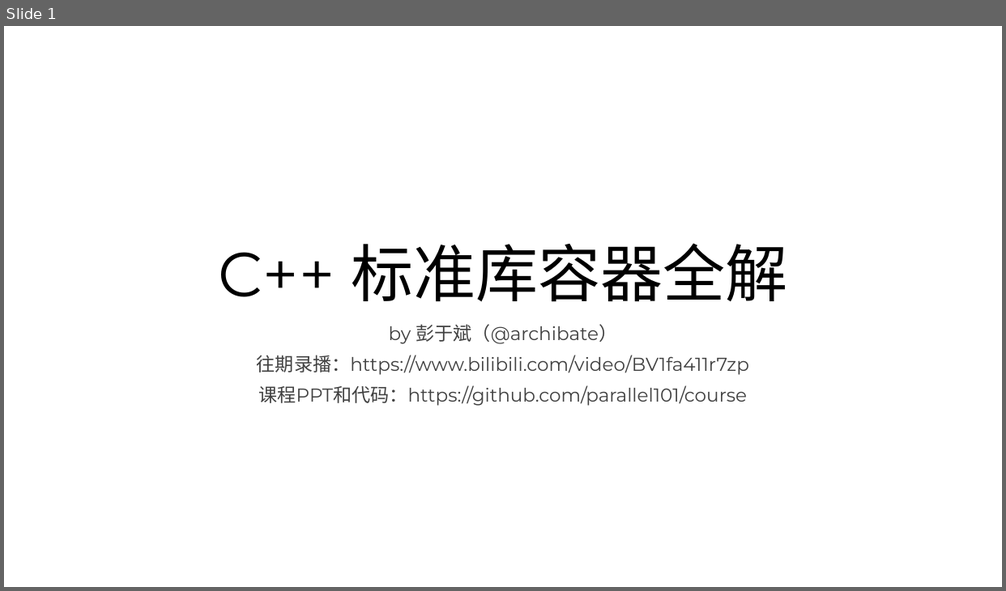
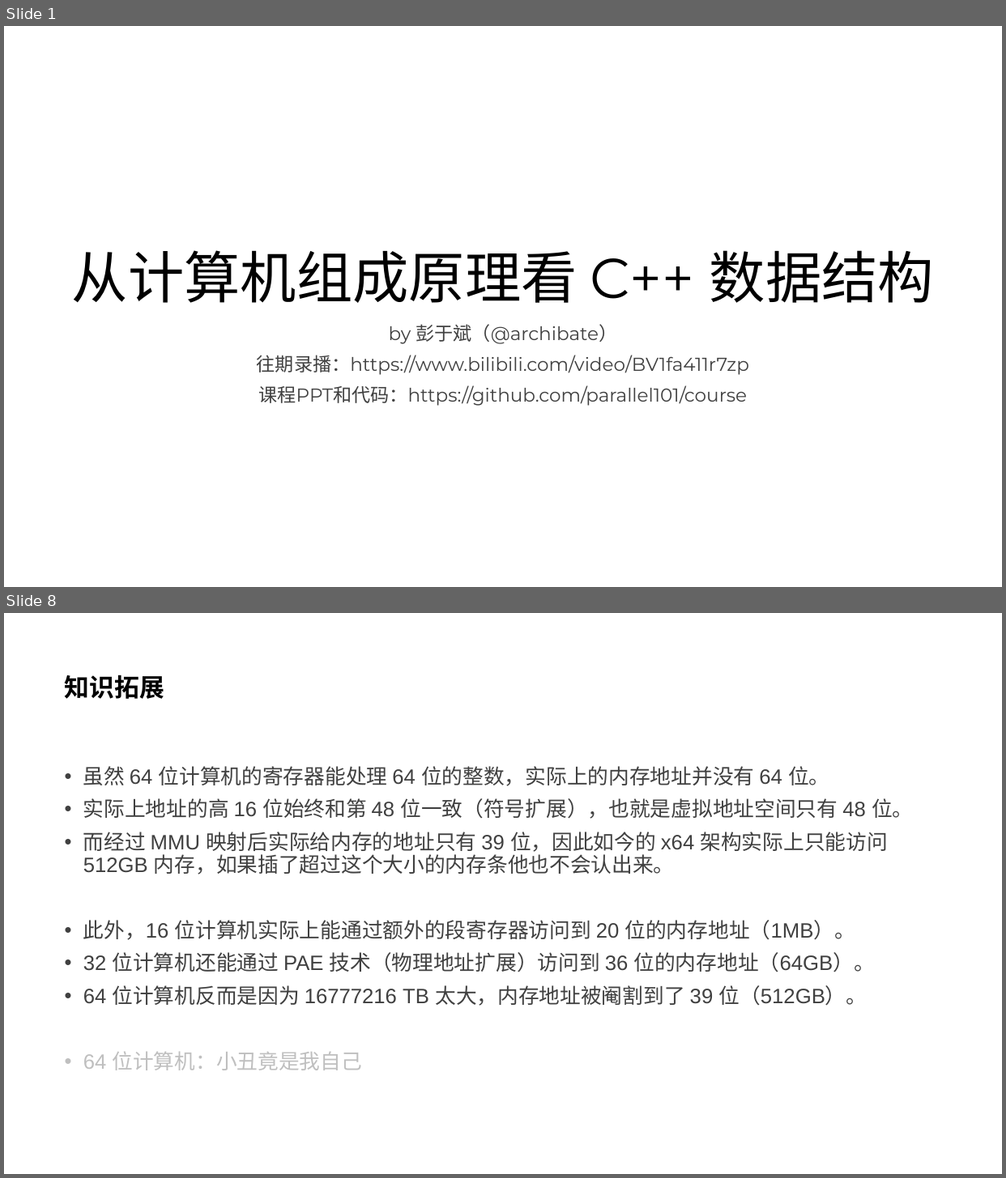
Before and after one commit to parallel101/course, a slide deck: 12/slides.pptx. Shown one above the other, each under a label of ours: slide 1 before the commit, slides 1 and 8 after it; the slides between them are not shown. The pictures are 1006x591 and 1006x1178 pixels, drawn with LibreOffice and Linux fonts; fonts in the diff are those of the drawing. Boxes give left, top, right and bottom in pixels: in the first picture for what was removed or moved away, otherwise in the second. Text is boxed around its words. In the diff, an @@ line names an element or a change of style, - is before the commit and + after.

```diff
--- a/12/slides.pptx
+++ b/12/slides.pptx
@@ slide 8 added at (4,613,1002,1174), background #FFFFFF @@
@@ title added at (65,675,164,699), 24 pt, text #000000, bold @@
+知识拓展
@@ text added at (83,766,913,1071), 20 pt, text #404040 @@
+• 虽然 64 位计算机的寄存器能处理 64 位的整数，实际上的内存地址并没有 64 位。
+• 实际上地址的高 16 位始终和第 48 位一致（符号扩展），也就是虚拟地址空间只有 48 位。
+• 而经过 MMU 映射后实际给内存的地址只有 39 位，因此如今的 x64 架构实际上只能访问 512GB 内存，如果插了超过这个大小的内存条他也不会认出来。
+• 此外，16 位计算机实际上能通过额外的段寄存器访问到 20 位的内存地址（1MB）。
+• 32 位计算机还能通过 PAE 技术（物理地址扩展）访问到 36 位的内存地址（64GB）。
+• 64 位计算机反而是因为 16777216 TB 太大，内存地址被阉割到了 39 位（512GB）。
+• 64 位计算机：小丑竟是我自己
@@ slide 1 changed as well @@
@@ title at (72,250,934,303): text changed; size 60 to 54 pt @@
-C++ 标准库容器全解
+从计算机组成原理看 C++ 数据结构
```
Also in this commit, not shown: 19 other slides added, 5 other files.
